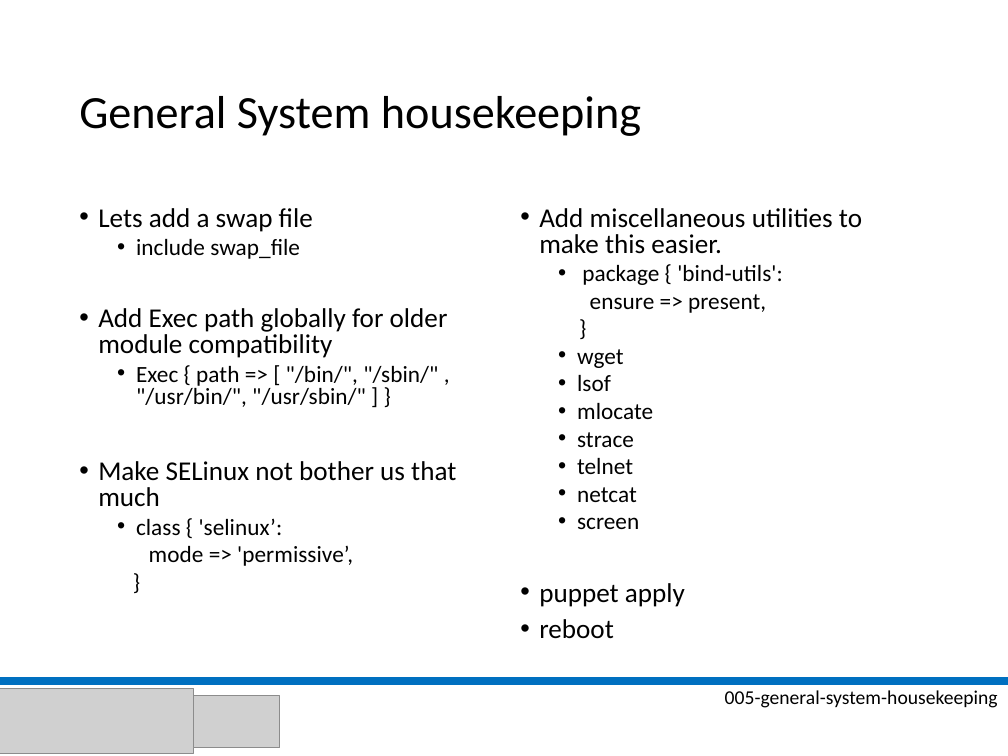
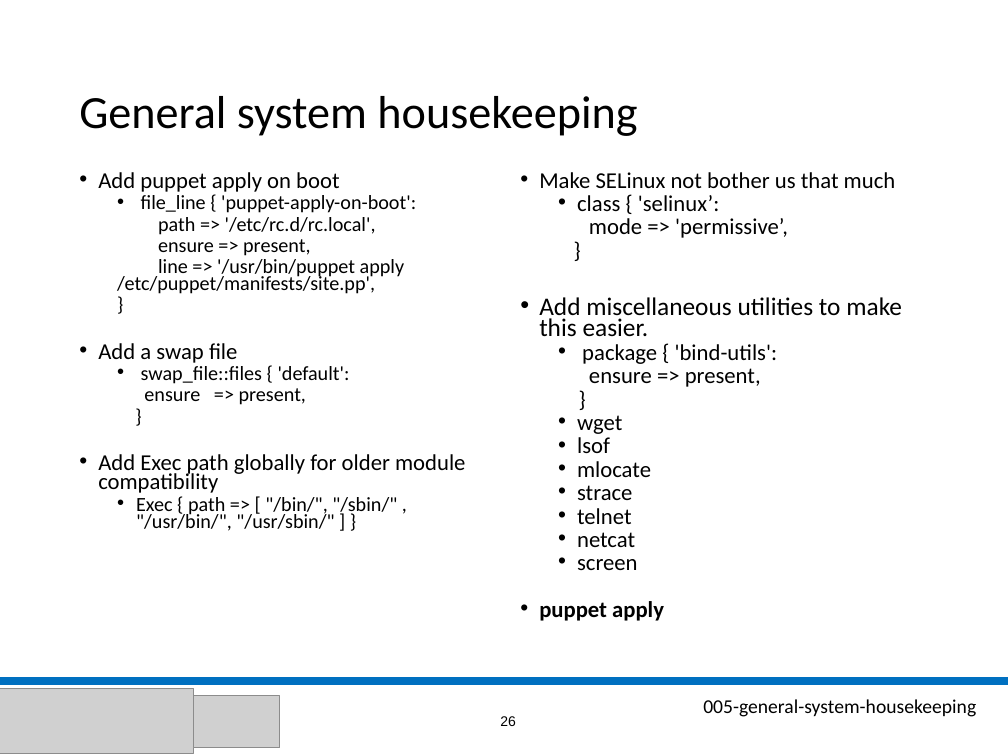
Before and after one commit to stephenlienharrell/build-a-cluster-presentation, a slide deck: slide 26 of Build-A-Cluster.pptx (slide 20 before the commit). Drawn at 1008x756 pixels with LibreOffice and Linux fonts; fonts in the diff are those of the drawing; grey boxes stand for pictures; background and template pictures are left out. Boxes give left, top, right and bottom in pixels: in the first picture for what was removed or moved away, otherwise in the second. Text is boxed around its words. In the diff, an @@ line names an element or a change of style, - is before the commit and + after.

```diff
--- a/Build-A-Cluster.pptx
+++ b/Build-A-Cluster.pptx
@@ title at box(79, 96, 637, 136): text changed @@
-General System housekeeping
+General system housekeeping
@@ text "Add puppet apply on boot": place and size @@
-text "Add puppet apply on boot" at box(98, 208, 456, 566)
+text "Add puppet apply on boot" at box(98, 172, 465, 531)
@@ text at box(98, 172, 416, 405): text changed; size 19.4 to 14.4 pt @@
-• Lets add a swap file
-  • include swap_file
+• Add puppet apply on boot
+  • file_line { 'puppet-apply-on-boot':
+  path => '/etc/rc.d/rc.local',
+  ensure => present,
+  line => '/usr/bin/puppet apply /etc/puppet/manifests/site.pp',
+  }
+• Add a swap file
+  • swap_file::files { 'default':
+  ensure => present,
+  }
@@ text "Make SELinux not bother us ...": place and size @@
-text "Make SELinux not bother us ..." at box(539, 208, 862, 639)
+text "Make SELinux not bother us ..." at box(539, 172, 902, 621)
@@ text at box(539, 172, 896, 238): paragraphs added @@
+• Make SELinux not bother us that much
+  • class { 'selinux’:
+  mode => 'permissive’,
+  }
@@ text at box(539, 297, 902, 621): size 19.4 to 18.1 pt in "Add miscellaneous utilities to make this easier."; size 16.6 to 16.2 pt in "package { 'bind-utils':", "ensure => present,", "}", "wget" and 6 more places; size 19.4 to 16.2 pt, bold on in "puppet apply"; line spacing 0.8 to 0.7; less space between paragraphs @@
@@ text at box(98, 461, 456, 566): paragraphs removed @@
-• Make SELinux not bother us that much
-  • class { 'selinux’:
-  mode => 'permissive’,
-  }
@@ text at box(98, 454, 465, 531): size 19.4 to 16.2 pt in "Add Exec path globally for older module ..."; size 16.6 to 14.4 pt in "Exec { path => [ "/bin/", "/sbin/" ..."; line spacing 0.8 to 0.7 @@
@@ text at box(539, 619, 614, 639): paragraph removed @@
-• reboot
@@ text "005-general-system-housekeeping": place and size @@
-text "005-general-system-housekeeping" at box(725, 690, 998, 708)
+text "005-general-system-housekeeping" at box(703, 699, 976, 717)
@@ page number added at box(500, 716, 516, 726), 10 pt, text #000000 @@
+26
```
Also in this commit, not shown: 40 other slides changed, 23 slides added, 7 slides removed, 28 other files.
